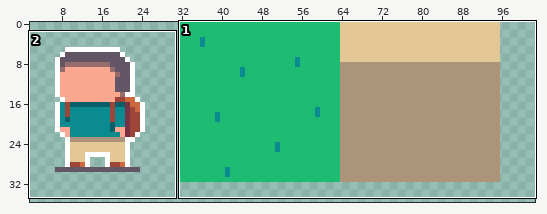
Sprite sheet: resources/spritesheet.png. Above: a wide view before the commit, with the close-up outlined.
Close-up. As it was:
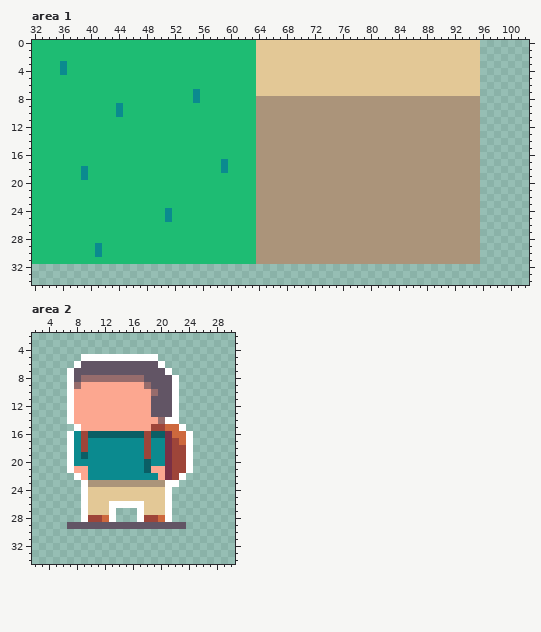
The file is 256x256 pixels. Shown: area 1: x 32..102, y 0..34; area 2: x 2..30, y 2..34. The wide view leaves out empty margins.
The result:
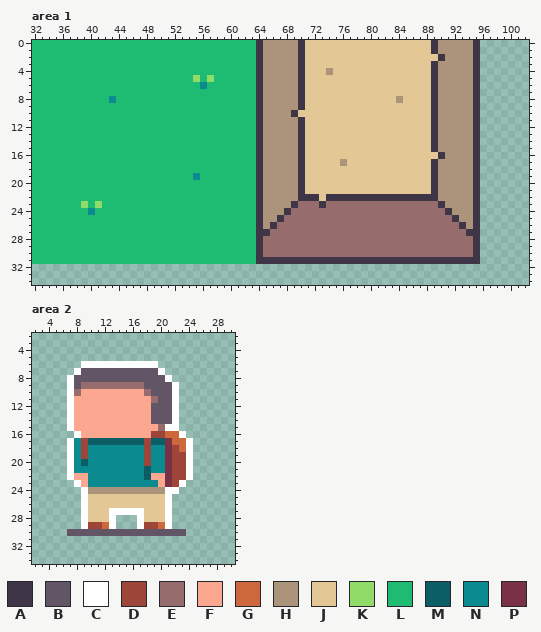
Palette (. is transparent): A #3e3546  B #625565  C #ffffff  D #9e4539  E #966c6c  F #fca790  G #cd683d  H #ab947a  J #e3c896  K #91db69  L #1ebc73  M #0b5e65  N #0b8a8f  P #7a3045
The commit says: Improve wall and grass sprites
The exact change:
Area 1:
y 0..1: x 64..70 JJJJJJJ -> AHHHHHA; x 89..95 JJJJJJJ -> AHHHHHA
y 2: x 64..70 JJJJJJJ -> AHHHHHA; x 90..95 JJJJJJ -> AHHHHA
y 3: x 36 N -> L; x 64..70 JJJJJJJ -> AHHHHHA; x 89..95 JJJJJJJ -> AHHHHHA
y 4: x 36 N -> L; x 64..70 JJJJJJJ -> AHHHHHA; x 74 J -> H; x 89..95 JJJJJJJ -> AHHHHHA
y 5: x 55 L -> K; x 57 L -> K; x 64..70 JJJJJJJ -> AHHHHHA; x 89..95 JJJJJJJ -> AHHHHHA
y 6: x 56 L -> N; x 64..70 JJJJJJJ -> AHHHHHA; x 89..95 JJJJJJJ -> AHHHHHA
y 7: x 55 N -> L; x 64..70 JJJJJJJ -> AHHHHHA; x 89..95 JJJJJJJ -> AHHHHHA
y 8: x 43 L -> N; x 55 N -> L; x 64 H -> A; x 70..83 HHHHHHHHHHHHHH -> AJJJJJJJJJJJJJ; x 85..89 HHHHH -> JJJJA; x 95 H -> A
y 9: x 44 N -> L; x 64 H -> A; x 70..89 HHHHHHHHHHHHHHHHHHHH -> AJJJJJJJJJJJJJJJJJJA; x 95 H -> A
y 10: x 44 N -> L; x 64 H -> A; x 69..89 HHHHHHHHHHHHHHHHHHHHH -> AJJJJJJJJJJJJJJJJJJJA; x 95 H -> A
y 11..15: x 64 H -> A; x 70..89 HHHHHHHHHHHHHHHHHHHH -> AJJJJJJJJJJJJJJJJJJA; x 95 H -> A
y 16: x 64 H -> A; x 70..90 HHHHHHHHHHHHHHHHHHHHH -> AJJJJJJJJJJJJJJJJJJJA; x 95 H -> A
y 17: x 59 N -> L; x 64 H -> A; x 70..75 HHHHHH -> AJJJJJ; x 77..89 HHHHHHHHHHHHH -> JJJJJJJJJJJJA; x 95 H -> A
y 18: x 39 N -> L; x 59 N -> L; x 64 H -> A; x 70..89 HHHHHHHHHHHHHHHHHHHH -> AJJJJJJJJJJJJJJJJJJA; x 95 H -> A
y 19: x 39 N -> L; x 55 L -> N; x 64 H -> A; x 70..89 HHHHHHHHHHHHHHHHHHHH -> AJJJJJJJJJJJJJJJJJJA; x 95 H -> A
y 20..21: x 64 H -> A; x 70..89 HHHHHHHHHHHHHHHHHHHH -> AJJJJJJJJJJJJJJJJJJA; x 95 H -> A
y 22: x 64 H -> A; x 70..89 HHHHHHHHHHHHHHHHHHHH -> AAAJAAAAAAAAAAAAAAAA; x 95 H -> A
y 23: x 39 L -> K; x 41 L -> K; x 64 H -> A; x 69..90 HHHHHHHHHHHHHHHHHHHHHH -> AEEEAEEEEEEEEEEEEEEEEA; x 95 H -> A
y 24: x 40 L -> N; x 51 N -> L; x 64 H -> A; x 68..91 HHHHHHHHHHHHHHHHHHHHHHHH -> AEEEEEEEEEEEEEEEEEEEEEEA; x 95 H -> A
y 25: x 51 N -> L; x 64 H -> A; x 67..92 HHHHHHHHHHHHHHHHHHHHHHHHHH -> AEEEEEEEEEEEEEEEEEEEEEEEEA; x 95 H -> A
y 26: x 64 H -> A; x 66..93 HHHHHHHHHHHHHHHHHHHHHHHHHHHH -> AEEEEEEEEEEEEEEEEEEEEEEEEEEA; x 95 H -> A
y 27: x 64..95 HHHHHHHHHHHHHHHHHHHHHHHHHHHHHHHH -> AAEEEEEEEEEEEEEEEEEEEEEEEEEEEEAA
y 28: x 64..95 HHHHHHHHHHHHHHHHHHHHHHHHHHHHHHHH -> AEEEEEEEEEEEEEEEEEEEEEEEEEEEEEEA
y 29..30: x 41 N -> L; x 64..95 HHHHHHHHHHHHHHHHHHHHHHHHHHHHHHHH -> AEEEEEEEEEEEEEEEEEEEEEEEEEEEEEEA
y 31: x 64..95 HHHHHHHHHHHHHHHHHHHHHHHHHHHHHHHH -> AAAAAAAAAAAAAAAAAAAAAAAAAAAAAAAA
Area 2:
y 5: x 9..19 CCCCCCCCCCC -> ...........
y 6: x 8..20 CBBBBBBBBBBBC -> .CCCCCCCCCCC.
y 7: x 7..8 CB -> .C; x 20..21 BC -> C.
y 8: x 9..17 EEEEEEEEE -> BBBBBBBBB; x 21..22 BC -> C.
y 9: x 8..18 EFFFFFFFFFE -> BEEEEEEEEEB
y 10: x 8 F -> E; x 18..19 FE -> EB
y 11: x 19 B -> E
y 14: x 19..21 FEC -> BBB
y 15: x 7..8 .C -> CF; x 19..23 DDGGC -> FECC.
y 16: x 7..21 CNDMMMMMMMMDMMP -> .CFFFFFFFFFFDDG; x 23..24 GC -> C.
y 17: x 10..17 NNNNNNNN -> MMMMMMMM; x 19..20 NN -> MM; x 22 D -> G
y 18: x 23 D -> G
y 19: x 9 M -> D
y 20: x 9 N -> M; x 18 M -> D
y 21: x 8..9 FF -> NN; x 19..20 FF -> NN
y 22: x 7..8 .C -> CF; x 18..19 NN -> MF; x 23..24 C. -> DC
y 23: x 8..23 .CHHHHHHHHHHHCC. -> CFNNNNNNNNNNFPDC
y 24: x 10..20 JJJJJJJJJJJ -> HHHHHHHHHHH; x 22 . -> C
y 26: x 13..17 CCCCC -> JJJJJ
y 27: x 14..16 ... -> CCC
y 28: x 10..12 DDG -> JJJ; x 18..20 DDG -> JJJ
y 29: x 7..23 BBBBBBBBBBBBBBBBB -> ..CDDGC...CDDGC..
y 30: x 7..23 ................. -> BBBBBBBBBBBBBBBBB
Where, in picture pixels (left, top, right, bottom), the same in both close-ups:
changed: (221, 40, 480, 264)
changed: (60, 61, 67, 75)
changed: (193, 75, 214, 103)
changed: (109, 96, 123, 117)
changed: (81, 166, 102, 257)
changed: (193, 173, 200, 180)
changed: (165, 208, 172, 222)
changed: (67, 354, 193, 536)
